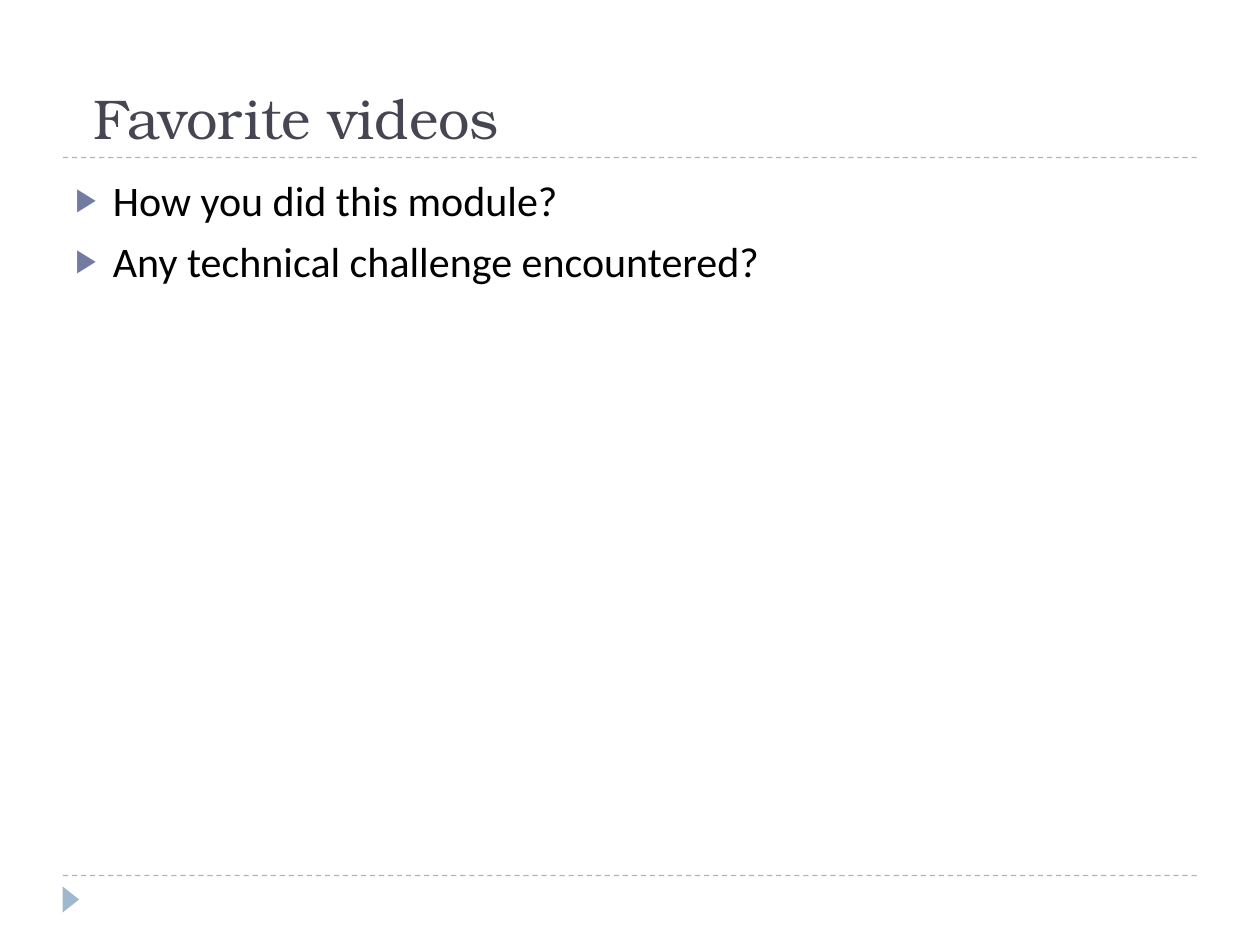
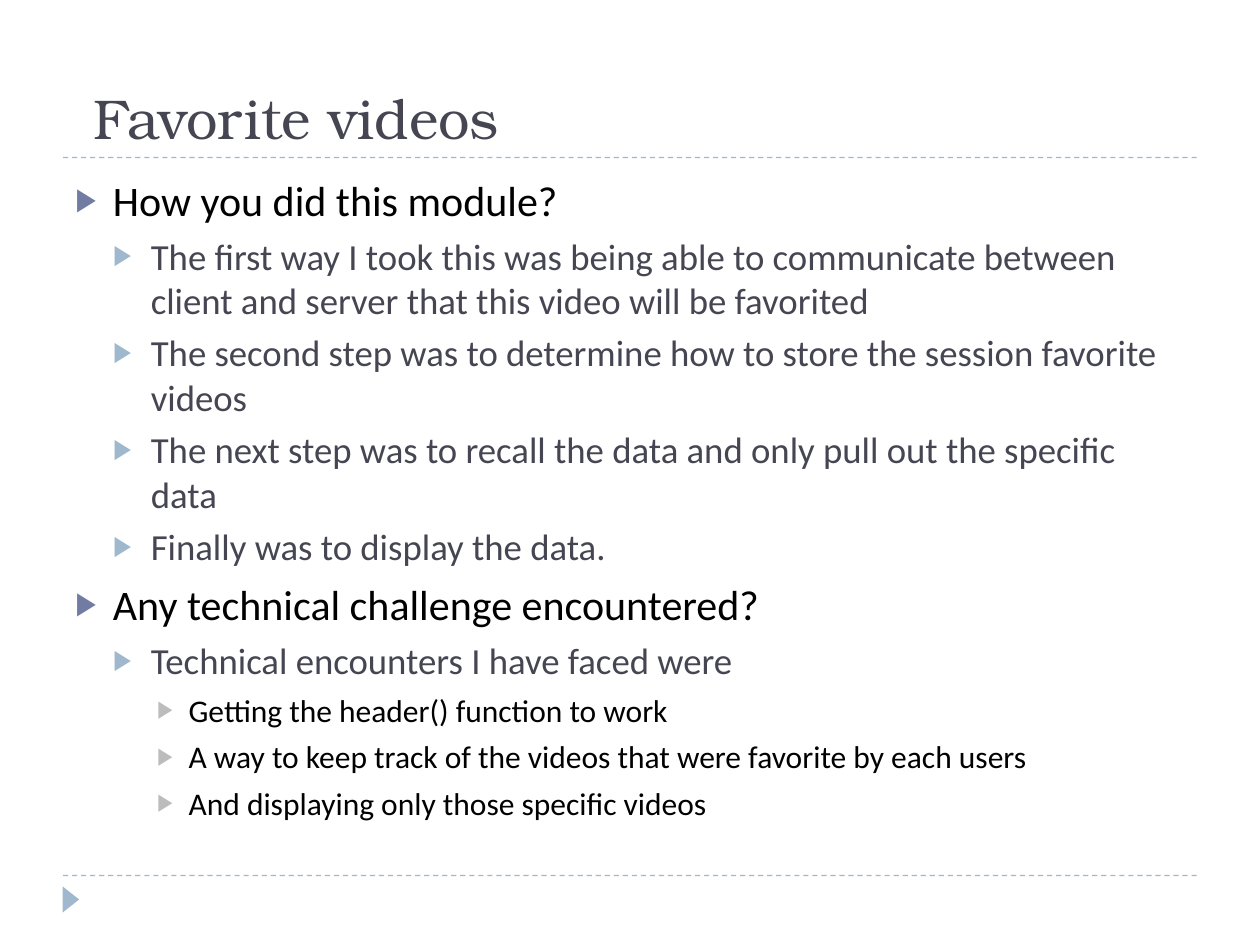
Before and after one commit to BowenChan/CS-174-Website-Project, a slide deck: slide 6 of Presentation and Files/2014 TeamProject3 Presentation 1212014.ppt. Drawn at 1260x945 pixels with LibreOffice and Linux fonts; fonts in the diff are those of the drawing. Boxes give left, top, right and bottom in pixels: in the first picture for what was removed or moved away, otherwise in the second. Text is boxed around its words. In the diff, an @@ line names an element or a change of style, - is before the commit and + after.

```diff
--- a/Presentation and Files/2014 TeamProject3 Presentation 1212014.ppt
+++ b/Presentation and Files/2014 TeamProject3 Presentation 1212014.ppt
@@ text at <box>151,244,1157,566</box>: paragraphs added @@
+  ▶ The first way I took this was being able to communicate between client and server that this video will be favorited
+  ▶ The second step was to determine how to store the session favorite videos
+  ▶ The next step was to recall the data and only pull out the specific data
+  ▶ Finally was to display the data.
@@ text at <box>151,648,1026,821</box>: paragraphs added @@
+  ▶ Technical encounters I have faced were
+    ▶ Getting the header() function to work
+    ▶ A way to keep track of the videos that were favorite by each users
+    ▶ And displaying only those specific videos
```
Also in this commit, not shown: 1 other slide changed, 1 other file.
